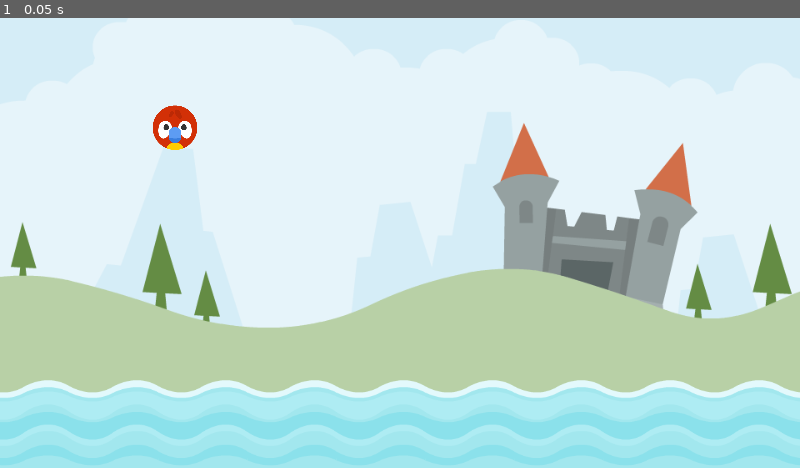
Above: before the commit, frame 1.
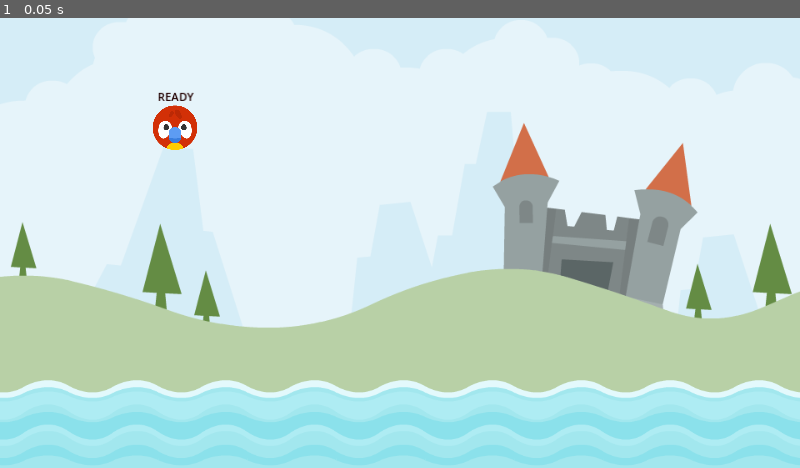
Above: after the commit, the same moment.

Repository: davidzywiec/angry_animals
Game: Godot game, scene res://Scenes/Level/level.tscn
The game is run twice, just before and just after one commit, with the same random seed, the same clock (stepped at 60 frames per second) and the same inputs.
Inputs:
- Up to frame 1 (0.05 s): no input

The runs differ from the first frame. In frame 1, less than 0.1% of the frame differs, in the area x 19-25%, y 16-19%.

Commit message:
Finished Initial State Machine on Bird

Diff:
--- a/Scenes/Animal/animal.gd
+++ b/Scenes/Animal/animal.gd
@@ -5,19 +5,19 @@
 
 @onready
 var onscreen_notifier : VisibleOnScreenNotifier2D = $OffScreenNotifier
+@onready
+var state_label : Label = $StateLabel
 
 
 # Called when the node enters the scene tree for the first time.
 func _ready() -> void:
 	onscreen_notifier.screen_exited.connect(die)
+	self.input_event.connect(process_input_event)
 
 
 func _physics_process(delta):
 	update(delta)
-
-
-func on_input_event(viewport, event, shape_idx):
-	print(event)
+	state_label.text = "%s" % ANIMAL_STATE.keys()[_state]
 
 
 func update(delta) -> void:
@@ -51,6 +51,14 @@
 		pass
 
 
+#Process whether user is grabbing the bird to pull
+func process_input_event(viewport: Node, event: InputEvent, shape_idx: int) -> void:
+	if _state == ANIMAL_STATE.READY and event.is_action_pressed("drag"):
+		set_new_state(ANIMAL_STATE.DRAG)
+
+
+
+
 func die() -> void:
 	SignalManager.die.emit()
 	queue_free()
--- a/Scenes/Animal/animal.tscn
+++ b/Scenes/Animal/animal.tscn
@@ -21,3 +21,18 @@
 [node name="OffScreenNotifier" type="VisibleOnScreenNotifier2D" parent="."]
 position = Vector2(3, -1.5)
 scale = Vector2(5, 4.75)
+
+[node name="StateLabel" type="Label" parent="."]
+anchors_preset = 15
+anchor_right = 1.0
+anchor_bottom = 1.0
+offset_left = -20.0
+offset_top = -55.5
+offset_right = 20.0
+offset_bottom = -32.5
+grow_horizontal = 2
+grow_vertical = 2
+theme_override_colors/font_color = Color(0.129412, 0, 0, 1)
+text = "State"
+horizontal_alignment = 1
+vertical_alignment = 1
